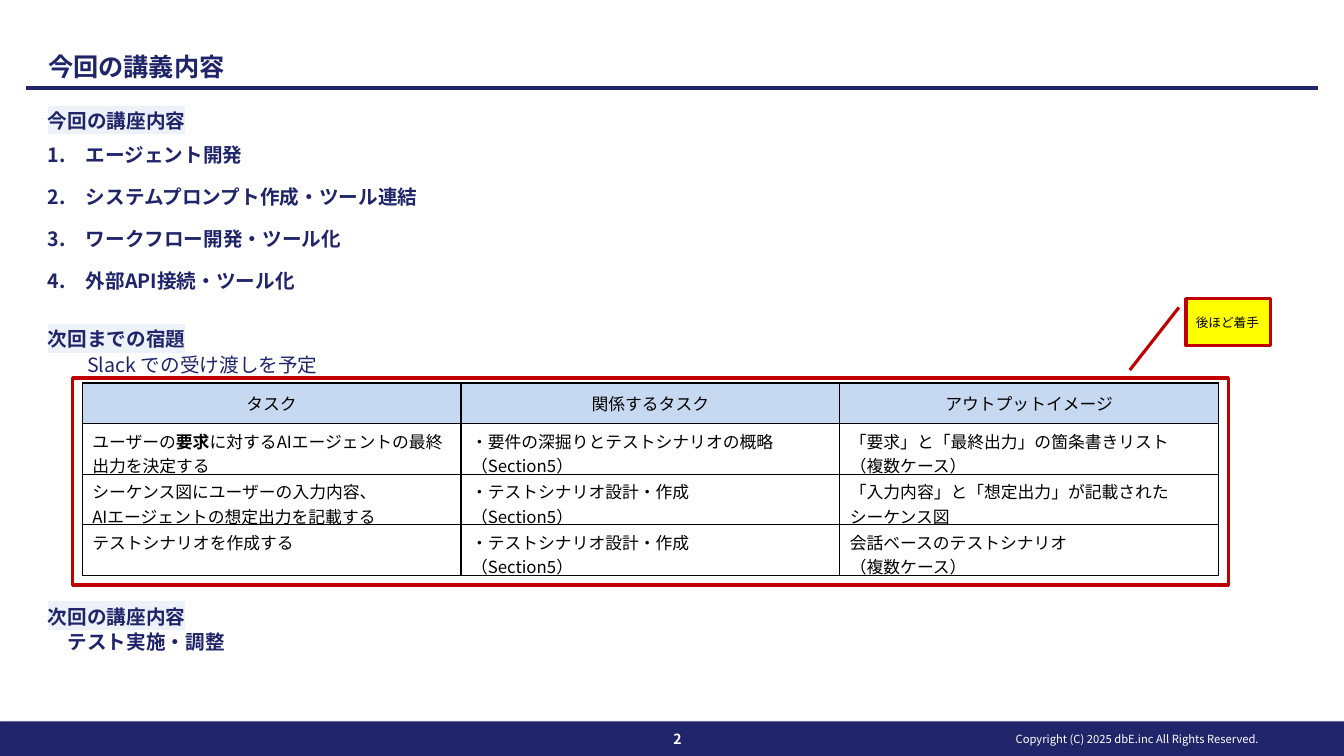
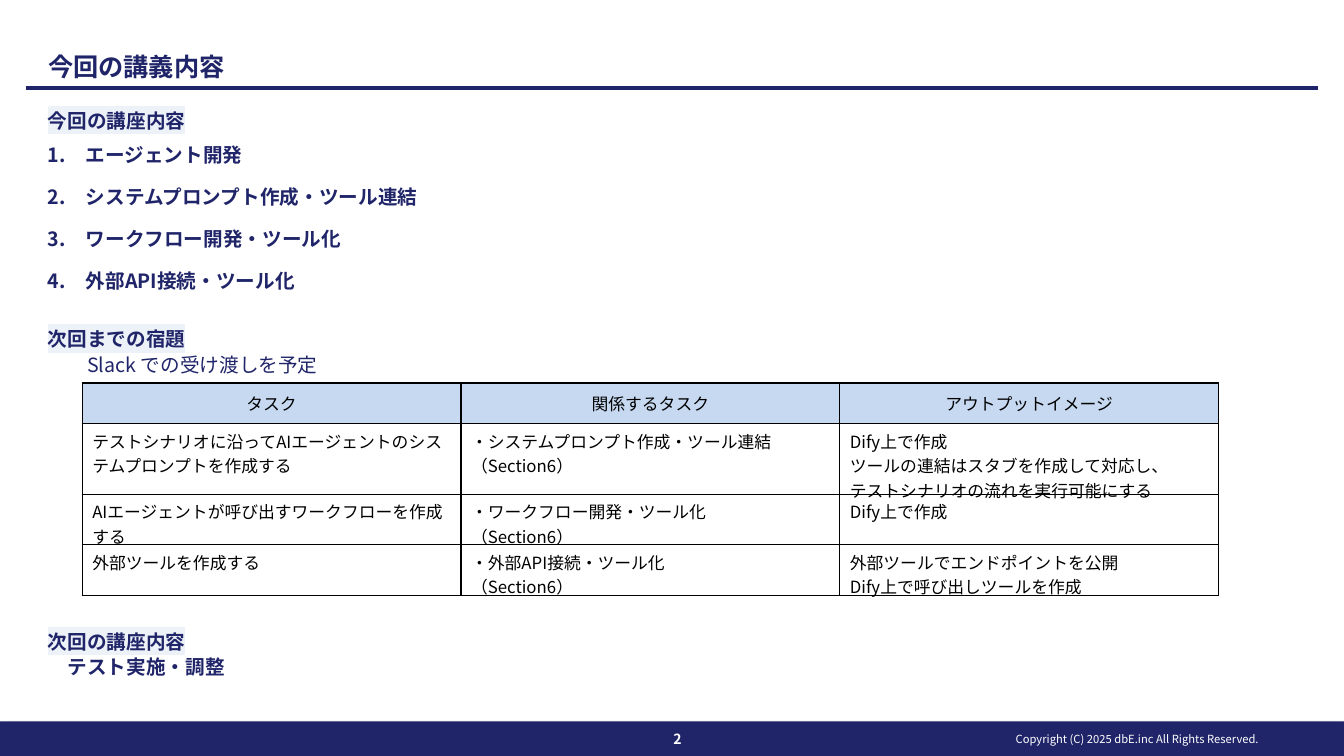
Before and after one commit to aokib7605/dbE_document, a slide deck: slide 2 of 20250502イノベーションマネジメント様講座資料.pptx. Drawn at 1344x756 pixels with LibreOffice and Linux fonts; fonts in the diff are those of the drawing; background and template pictures are left out. Boxes give left, top, right and bottom in pixels: in the first picture for what was removed or moved away, otherwise in the second. Text is boxed around its words. In the diff, an @@ line names an element or a change of style, - is before the commit and + after.

```diff
--- a/20250502イノベーションマネジメント様講座資料.pptx
+++ b/20250502イノベーションマネジメント様講座資料.pptx
@@ text "今回の講座内容" rewrapped from bbox=[48, 111, 417, 651] to bbox=[48, 111, 417, 676] @@
@@ border callout removed at bbox=[1187, 298, 1271, 345] @@
-後ほど着手
@@ rectangle removed at bbox=[73, 378, 1229, 585] @@
@@ table at bbox=[83, 383, 1220, 601] @@
-row 2: ユーザーの要求に対するAIエージェントの最終出力を決定する | ・要件の深掘りとテストシナリオの概略（Section5） | 「要求」と「最終出力」の箇条書きリスト / （複数ケース）
+row 2: テストシナリオに沿ってAIエージェントのシステムプロンプトを作成する | ・システムプロンプト作成・ツール連結（Section6） | Dify上で作成 / ツールの連結はスタブを作成して対応し、 / テストシナリオの流れを実行可能にする
-row 3: シーケンス図にユーザーの入力内容、 / AIエージェントの想定出力を記載する | ・テストシナリオ設計・作成 / （Section5） | 「入力内容」と「想定出力」が記載された / シーケンス図
+row 3: AIエージェントが呼び出すワークフローを作成する | ・ワークフロー開発・ツール化 / （Section6） | Dify上で作成
-row 4: テストシナリオを作成する | ・テストシナリオ設計・作成 / （Section5） | 会話ベースのテストシナリオ / （複数ケース）
+row 4: 外部ツールを作成する | ・外部API接続・ツール化 / （Section6） | 外部ツールでエンドポイントを公開 / Dify上で呼び出しツールを作成
```
Also in this commit, not shown: 3 other slides changed, 2 slides added, 13 other files.
